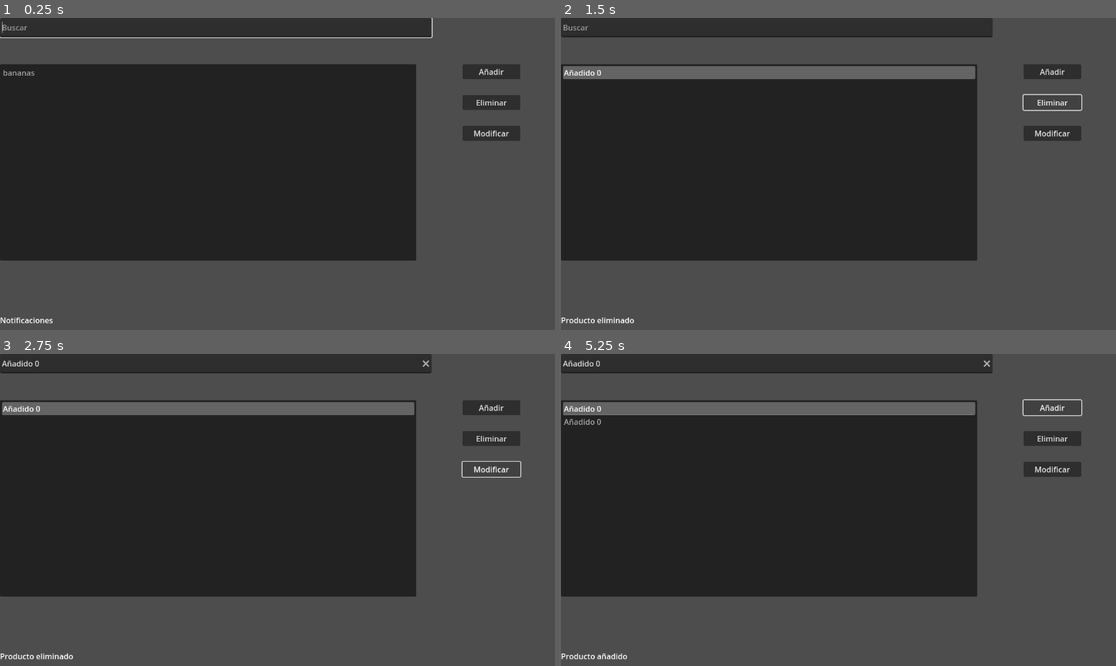
Above: before the commit, frames 1-4 (two rows, left to right).
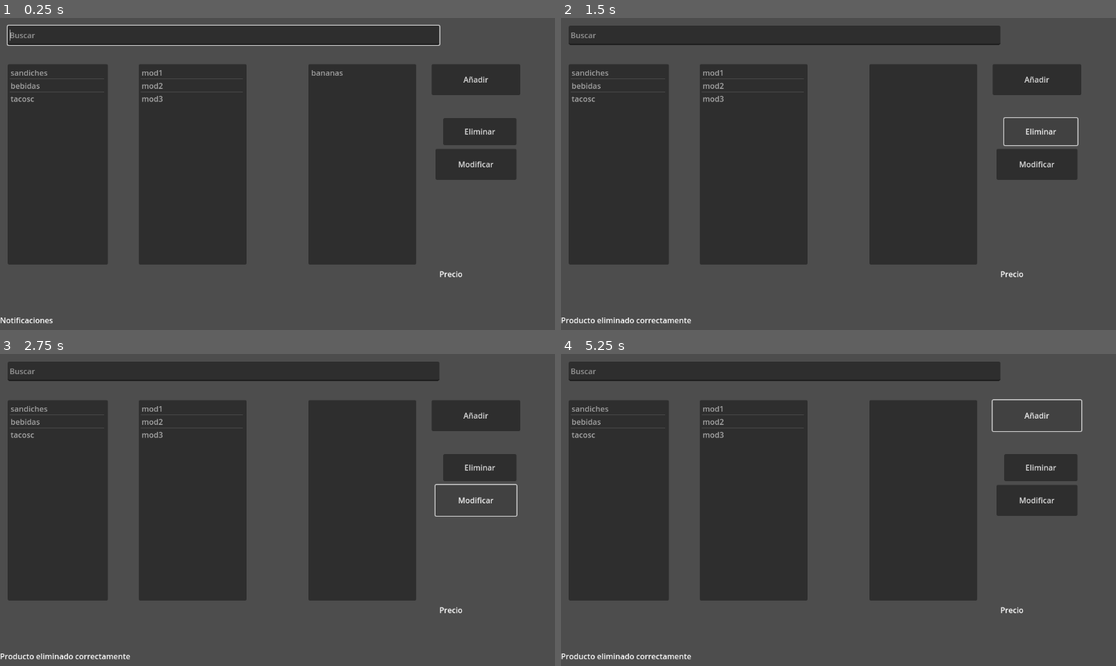
Above: after the commit, the same moments.

Repository: EliOrozco/proyecto_maya
Game: Godot game, scene res://simple.tscn
Same seed, same stepped clock (60 frames per second), same inputs: the game is played once before the commit and once after it.
Inputs:
- Up to frame 1 (0.25 s): no input
- Up to frame 2 (1.5 s): click "Añadir" at 0.5 s; click "Eliminar" at 1.25 s
- Up to frame 3 (2.75 s): click "Modificar" at 2 s
- Up to frame 4 (5.25 s): click "Añadir" at 2.75 s; click "Eliminar" at 3.5 s; click "Modificar" at 4.25 s; click "Añadir" at 5 s

The runs differ from the first frame. In frame 1, 21% of the frame differs, in the area x 0-94%, y 0-84%; in frame 2, 21%; in frame 3, 21%; in frame 4, 21%, in the area x 0-94%, y 0-98%.
Error after the commit: Invalid access of index '0' on a base object of type: 'PackedInt32Array'. (res://basic.gd:21)

Commit message:
maqueta2

Diff:
--- a/basic.gd
+++ b/basic.gd
@@ -3,6 +3,8 @@
 #imports y variables
 var value : int = 0
 var item_selected : int = 0
+var product_selected : int = 0
+var mod_selected : int = 0
 
 # Called when the node enters the scene tree for the first time.
 func _ready() -> void:
@@ -16,10 +18,17 @@
 func _on_button_pressed() -> void: #añadir
 	#get text
 	var lineEdit_Text : String = $LineEdit.text
+	item_selected = $ItemList2.get_selected_items()[0]
+	mod_selected = $ItemList3.get_selected_items()[0]
+
+	var item_text = $ItemList2.get_item_text(item_selected)
+	var mod_text = $ItemList3.get_item_text(mod_selected)
+
 	if (lineEdit_Text == ""):
-		lineEdit_Text = "Añadido " + str(value)
+		lineEdit_Text = "Añadido " + str(value) + item_text + mod_text
 	$ItemList.add_item(lineEdit_Text);
 	value += 1
+	$RichTextLabel2.text = str(value)
 	send_notification("Producto añadido")
 
 
@@ -30,7 +39,7 @@
 	if (item_selected < 0):
 		item_selected = 0
 		$ItemList.select(0)
-	send_notification("Producto eliminado")
+	send_notification("Producto eliminado correctamente")
 
 func _on_button_3_pressed() -> void: #modificar
 	if ($ItemList.is_anything_selected()):
--- a/simple.tscn
+++ b/simple.tscn
@@ -4,11 +4,6 @@
 
 [node name="Node2D" type="Node2D"]
 script = ExtResource("1_qvr0x")
-
-[node name="Panel" type="Panel" parent="."]
-offset_top = 96.0
-offset_right = 864.0
-offset_bottom = 504.0
 
 [node name="RichTextLabel" type="RichTextLabel" parent="."]
 offset_top = 616.0
@@ -18,42 +13,75 @@
 scroll_active = false
 shortcut_keys_enabled = false
 
+[node name="RichTextLabel2" type="RichTextLabel" parent="."]
+offset_left = 912.0
+offset_top = 520.0
+offset_right = 1120.0
+offset_bottom = 616.0
+text = "Precio"
+scroll_active = false
+shortcut_keys_enabled = false
+
 [node name="Button" type="Button" parent="."]
-offset_left = 960.0
+offset_left = 896.0
 offset_top = 96.0
 offset_right = 1080.0
-offset_bottom = 127.0
+offset_bottom = 160.0
 focus_neighbor_top = NodePath("../LineEdit")
 focus_neighbor_bottom = NodePath("../Button2")
 text = "Añadir"
 
 [node name="Button2" type="Button" parent="."]
-offset_left = 960.0
-offset_top = 160.0
-offset_right = 1080.0
-offset_bottom = 191.0
+offset_left = 920.0
+offset_top = 208.0
+offset_right = 1072.0
+offset_bottom = 264.0
 focus_neighbor_top = NodePath("../Button")
 focus_neighbor_bottom = NodePath("../Button3")
 text = "Eliminar"
 
 [node name="Button3" type="Button" parent="."]
-offset_left = 960.0
-offset_top = 224.0
-offset_right = 1080.0
-offset_bottom = 255.0
+offset_left = 904.0
+offset_top = 272.0
+offset_right = 1072.0
+offset_bottom = 336.0
 focus_neighbor_top = NodePath("../Button2")
 text = "Modificar"
 
 [node name="ItemList" type="ItemList" parent="."]
+offset_left = 640.0
 offset_top = 96.0
 offset_right = 864.0
-offset_bottom = 504.0
+offset_bottom = 512.0
+mouse_filter = 1
 item_count = 1
 item_0/text = "bananas"
 
+[node name="ItemList2" type="ItemList" parent="."]
+offset_left = 16.0
+offset_top = 96.0
+offset_right = 224.0
+offset_bottom = 512.0
+item_count = 3
+item_0/text = "sandiches"
+item_1/text = "bebidas"
+item_2/text = "tacosc"
+
+[node name="ItemList3" type="ItemList" parent="."]
+offset_left = 288.0
+offset_top = 96.0
+offset_right = 512.0
+offset_bottom = 512.0
+item_count = 3
+item_0/text = "mod1"
+item_1/text = "mod2"
+item_2/text = "mod3"
+
 [node name="LineEdit" type="LineEdit" parent="."]
-offset_right = 896.0
-offset_bottom = 40.0
+offset_left = 16.0
+offset_top = 16.0
+offset_right = 912.0
+offset_bottom = 56.0
 focus_neighbor_right = NodePath("../Button")
 focus_neighbor_bottom = NodePath("../ItemList")
 placeholder_text = "Buscar"
